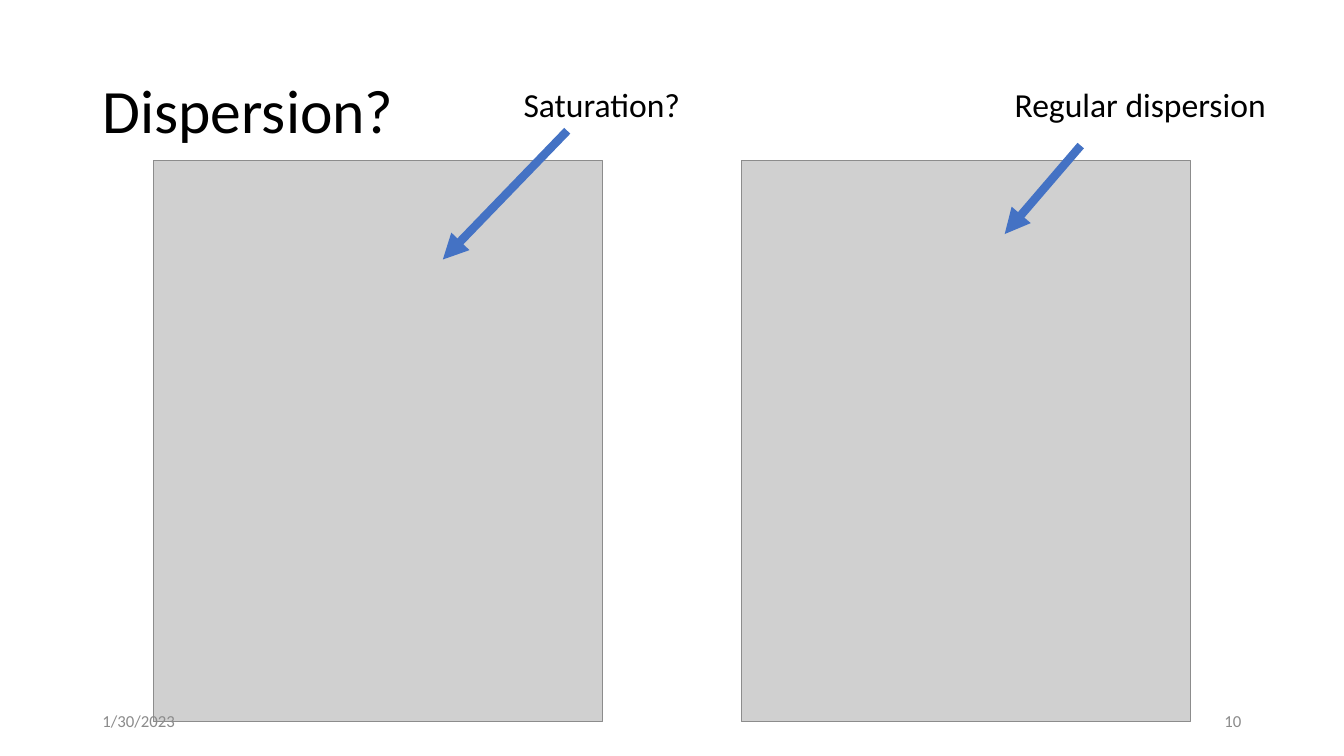
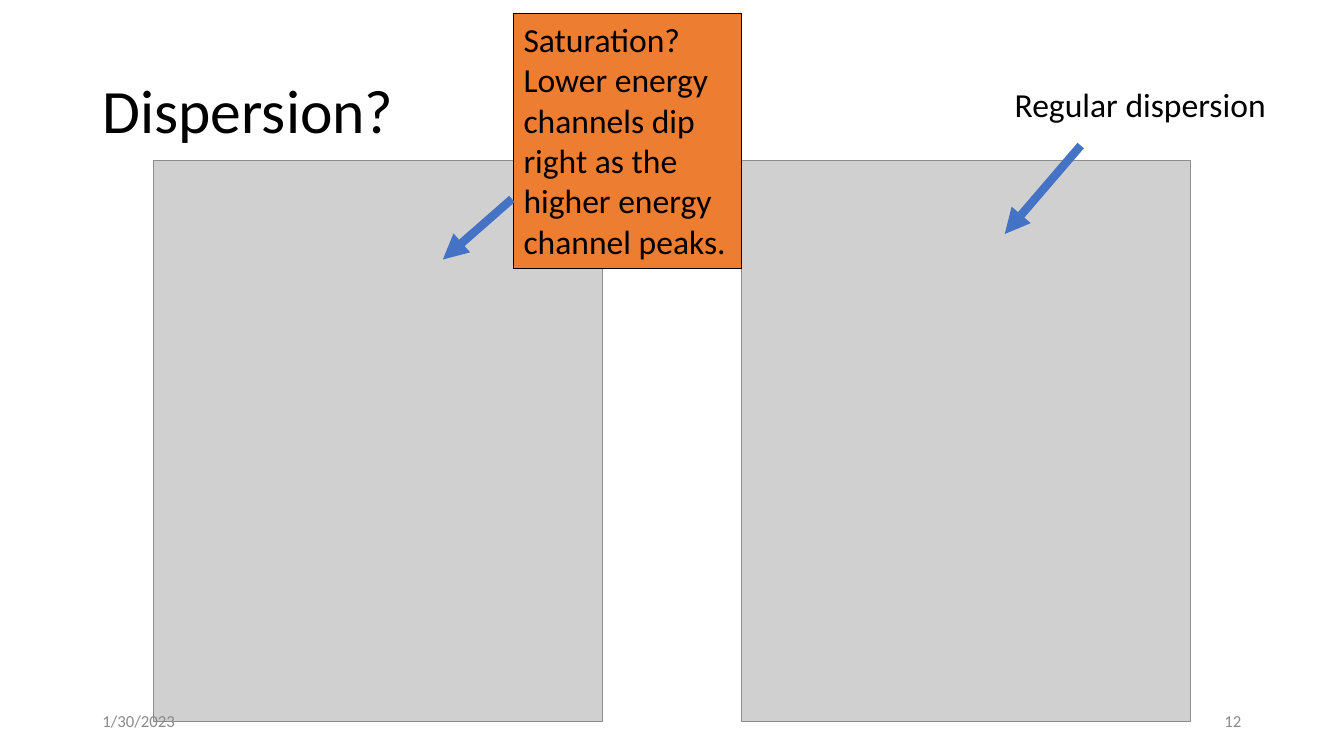
Before and after one commit to mshumko/fbrbsp, a slide deck: slide 12 of presentations/20230130_firebird_microburst_durations.pptx (slide 10 before the commit). Drawn at 1344x756 pixels with LibreOffice and Linux fonts; fonts in the diff are those of the drawing; grey boxes stand for pictures. Boxes give left, top, right and bottom in pixels: in the first picture for what was removed or moved away, otherwise in the second. Text is boxed around its words. In the diff, an @@ line names an element or a change of style, - is before the commit and + after.

```diff
--- a/presentations/20230130_firebird_microburst_durations.pptx
+++ b/presentations/20230130_firebird_microburst_durations.pptx
@@ rectangle "Saturation? Lower energy channels dip ...": place and size @@
-rectangle "Saturation? Lower energy channels dip ..." at <box>524,93,680,118</box>
+rectangle "Saturation? Lower energy channels dip ..." at <box>514,14,742,268</box>
@@ rectangle "Saturation? Lower energy channels dip ..." at <box>514,14,742,268</box>: fill none to #ED7D31; outline none to #000000 0.75 pt @@
@@ text in rectangle at <box>524,29,726,260</box>: text changed @@
-Saturation?
+Saturation? Lower energy channels dip right as the higher energy channel peaks.
@@ arrow moved from (568, 131) - (443, 259) to (512, 199) - (443, 259) @@
@@ page number at <box>1224,716,1241,727</box>: text changed @@
-10
+12
```
Also in this commit, not shown: 4 other slides changed, 3 slides added, 1 slide removed, 1 other file.
